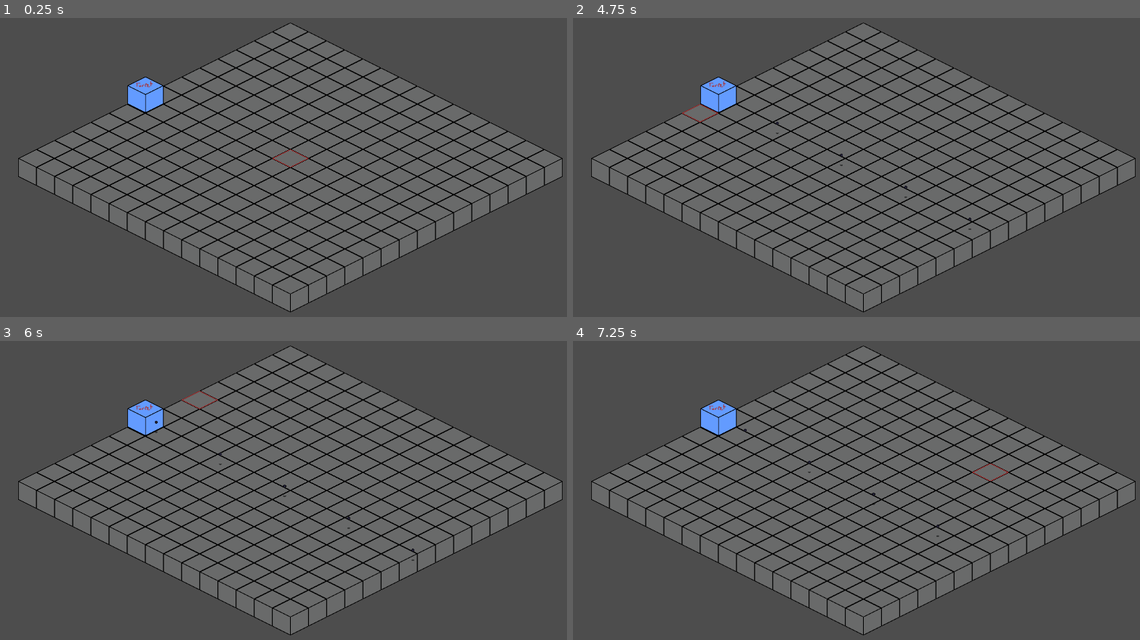
Above: before the commit, frames 1-4 (two rows, left to right).
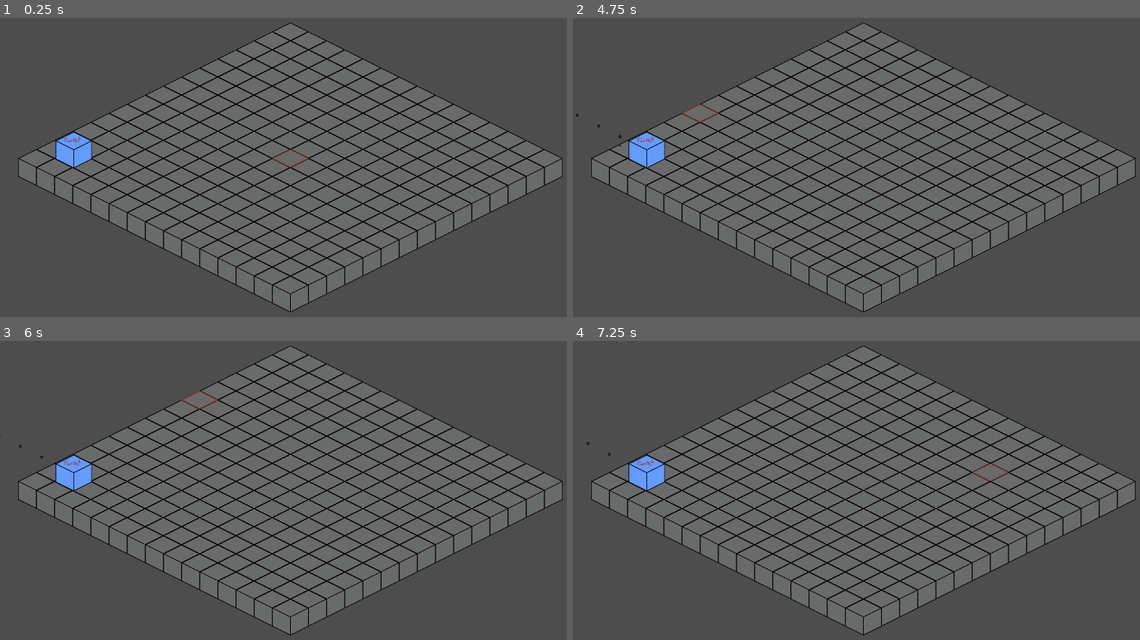
Above: after the commit, the same moments.

Repository: robert-brosh23/SpookyTowerDefense
Game: Godot game, scene res://main/main.tscn
Two runs of this game, one before a commit and one after it. Both use one fixed random seed, a clock stepped at 60 frames per second and the inputs below.
Inputs (mouse positions are in pixels of both pictures, inside the frame that each line leads up to):
- Up to frame 1 (0.25 s): no input
- Up to frame 2 (4.75 s): tap Enter at 0.5, 2.75 s; move the mouse to (992, 143) at 0.52 s; tap Space at 1.25, 3.5 s; move the mouse to (748, 173) at 1.27 s; move the mouse to (918, 86) at 2.02 s; move the mouse to (833, 224) at 2.77 s; move the mouse to (1037, 206) at 3.52 s; move the mouse to (686, 110) at 4.27 s
- Up to frame 3 (6 s): move the mouse to (317, 481) at 5.02 s; tap Enter at 5.75 s; move the mouse to (204, 400) at 5.77 s
- Up to frame 4 (7.25 s): tap Space at 6.5 s; move the mouse to (992, 466) at 6.52 s

The runs differ from the first frame. In frame 1, 1.2% of the frame differs, in the area x 9-29%, y 19-50%; in frame 2, 1.2%, in the area x 0-71%, y 19-71%; in frame 3, 1.2%; in frame 4, 1.2%.

Commit message:
made shadow y sort and disappear off ledges

Diff:
--- /dev/null
+++ b/enemy/enemy.tscn
@@ -0,0 +1,9 @@
+[gd_scene load_steps=2 format=3 uid="uid://dwwpjremcryu7"]
+
+[ext_resource type="Texture2D" uid="uid://b2fsbtmygfwud" path="res://sprites/enemy_temp.png" id="1_2mvqj"]
+
+[node name="Enemy" type="Node2D"]
+
+[node name="Sprite2D" type="Sprite2D" parent="."]
+texture = ExtResource("1_2mvqj")
+offset = Vector2(0, -30)
--- a/main/main.tscn
+++ b/main/main.tscn
@@ -10,7 +10,7 @@
 
 [node name="TileMapLayers" type="Node2D" parent="."]
 
-[node name="BaseLayer" type="TileMapLayer" parent="TileMapLayers"]
+[node name="BaseLayer" type="TileMapLayer" parent="TileMapLayers" groups=["base_layer"]]
 y_sort_enabled = true
 tile_map_data = PackedByteArray("AAAAABMAAgAAAAAAAAABABQAAgAAAAAAAAABABUAAgAAAAAAAAACABYAAgAAAAAAAAACABcAAgAAAAAAAAADAB …(3520 unchanged characters)…
 tile_set = ExtResource("2_xwkvk")
@@ -20,4 +20,4 @@
 tile_set = ExtResource("2_xwkvk")
 
 [node name="Turret" parent="." instance=ExtResource("3_xwkvk")]
-position = Vector2(481, 359)
+position = Vector2(244, 542)
--- a/turret/bullet/bullet.gd
+++ b/turret/bullet/bullet.gd
@@ -1,8 +1,11 @@
 class_name Bullet extends Node2D
 
-const SPEED := 300.0
+const SPEED := 100.0
 const time_to_live = 4.0
 
+@export var shadow : Sprite2D
+
+var base_layer : TileMapLayer
 var direction := 0.0
 
 static func spawn_bullet(bullet_direction: float) -> Bullet:
@@ -14,8 +17,15 @@
 func _physics_process(delta: float) -> void:
 	position += delta * SPEED * Vector2(cos(direction),sin(direction) * 0.5)
 
+	if base_layer != null:
+		if base_layer.get_cell_source_id(base_layer.local_to_map(global_position + Vector2(0, 60))) == -1:
+			shadow.visible = false
+		else:
+			shadow.visible = true
+
 func _ready() -> void:
 	var timer = Timer.new()
+	base_layer = get_tree().get_first_node_in_group("base_layer")
 	add_child(timer)
 	timer.start(time_to_live)
 	timer.timeout.connect(func(): queue_free())
--- a/turret/bullet/bullet.tscn
+++ b/turret/bullet/bullet.tscn
@@ -9,18 +9,19 @@
 shader_parameter/shadow_color = Color(0, 0, 0, 1)
 
 [sub_resource type="CircleShape2D" id="CircleShape2D_hsklv"]
-radius = 3.0
+radius = 4.0
 
-[node name="Bullet" type="Node2D"]
+[node name="Bullet" type="Node2D" node_paths=PackedStringArray("shadow")]
+y_sort_enabled = true
 script = ExtResource("1_hsklv")
+shadow = NodePath("Shadow")
 
 [node name="Sprite2D" type="Sprite2D" parent="."]
-position = Vector2(0, -3)
+position = Vector2(0, -30)
 texture = ExtResource("1_ygfaf")
 
 [node name="Shadow" type="Sprite2D" parent="."]
 material = SubResource("ShaderMaterial_wckrl")
-position = Vector2(0, 30)
 scale = Vector2(1, 0.5)
 texture = ExtResource("1_ygfaf")
 
--- a/turret/turret.gd
+++ b/turret/turret.gd
@@ -13,9 +13,8 @@
 	timer.start()
 
 func _on_timer_timeout():
-	var direction := PI/4.0
+	var direction := 5.0 * PI / 4.0
 	var bullet = Bullet.spawn_bullet(direction)
-	bullet.position.y -= 30
 	var offset = 50.0
 	bullet.position += offset * Vector2(cos(direction), sin(direction) / 2)
 	add_child(bullet)
--- a/turret/turret.tscn
+++ b/turret/turret.tscn
@@ -4,8 +4,9 @@
 [ext_resource type="Texture2D" uid="uid://cc0li8g2ixxmb" path="res://sprites/turret_temp.png" id="1_vfthy"]
 
 [node name="Turret" type="Node2D"]
+y_sort_enabled = true
 script = ExtResource("1_2876l")
 
 [node name="Sprite2D" type="Sprite2D" parent="."]
-position = Vector2(0, -30)
 texture = ExtResource("1_vfthy")
+offset = Vector2(0, -30)
